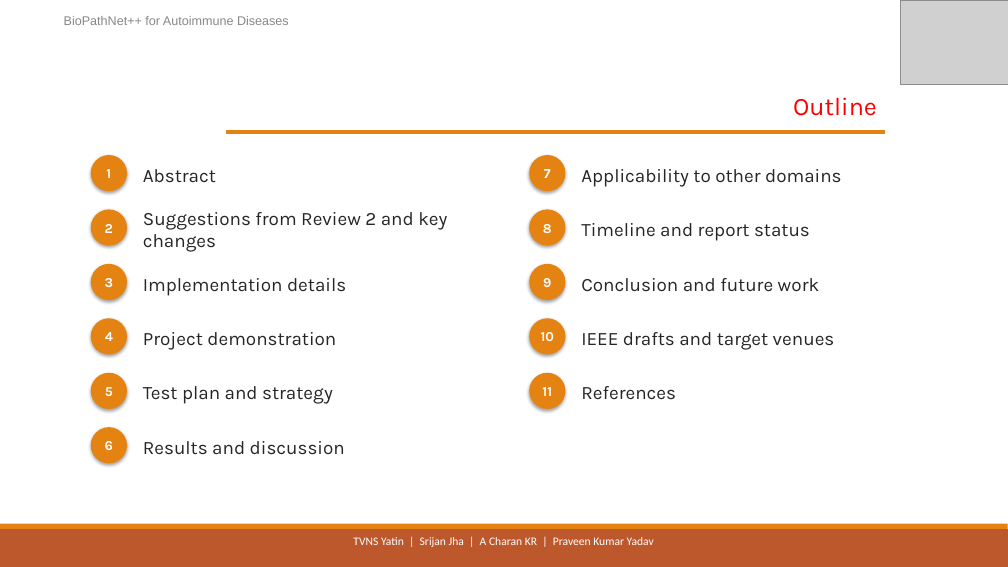
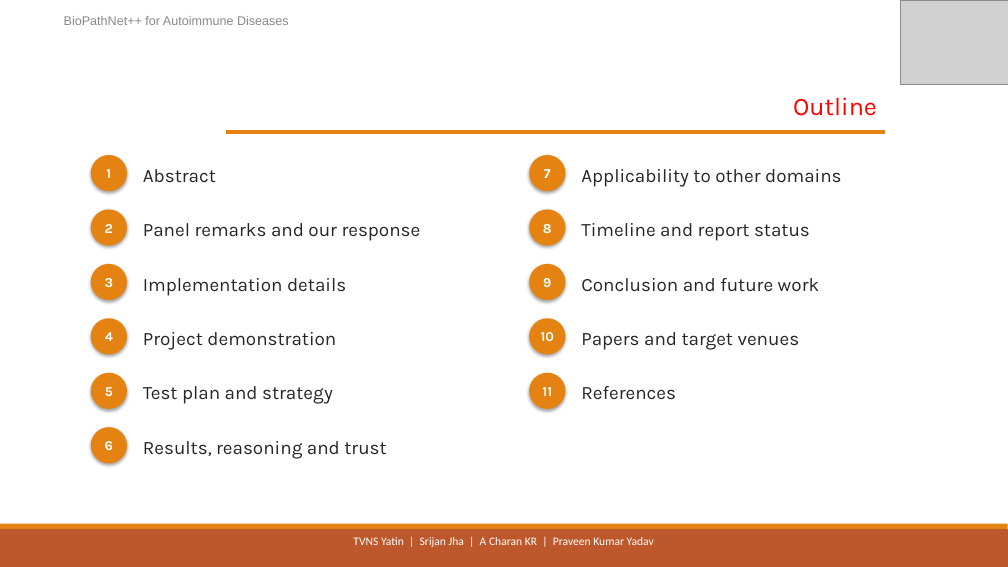
Before and after one commit to SaiYatin/Capstone_Drug_Repurposing_Project, a slide deck: slide 2 of outputs/capstone_review3/BioPathNet++_Review3.pptx. Drawn at 1008x567 pixels with LibreOffice and Linux fonts; fonts in the diff are those of the drawing; grey boxes stand for pictures. Boxes give left, top, right and bottom in pixels: in the first picture for what was removed or moved away, otherwise in the second. Text is boxed around its words. In the diff, an @@ line names an element or a change of style, - is before the commit and + after.

```diff
--- a/outputs/capstone_review3/BioPathNet++_Review3.pptx
+++ b/outputs/capstone_review3/BioPathNet++_Review3.pptx
@@ text at (x1=143, y1=223, x2=421, y2=241): text changed @@
-Suggestions from Review 2 and key changes
+Panel remarks and our response
@@ text at (x1=581, y1=332, x2=800, y2=350): text changed @@
-IEEE drafts and target venues
+Papers and target venues
@@ text at (x1=143, y1=441, x2=386, y2=459): text changed @@
-Results and discussion
+Results, reasoning and trust
```
Also in this commit, not shown: 5 other slides changed, 5 slides added, 1 slide removed, 3 other files.
